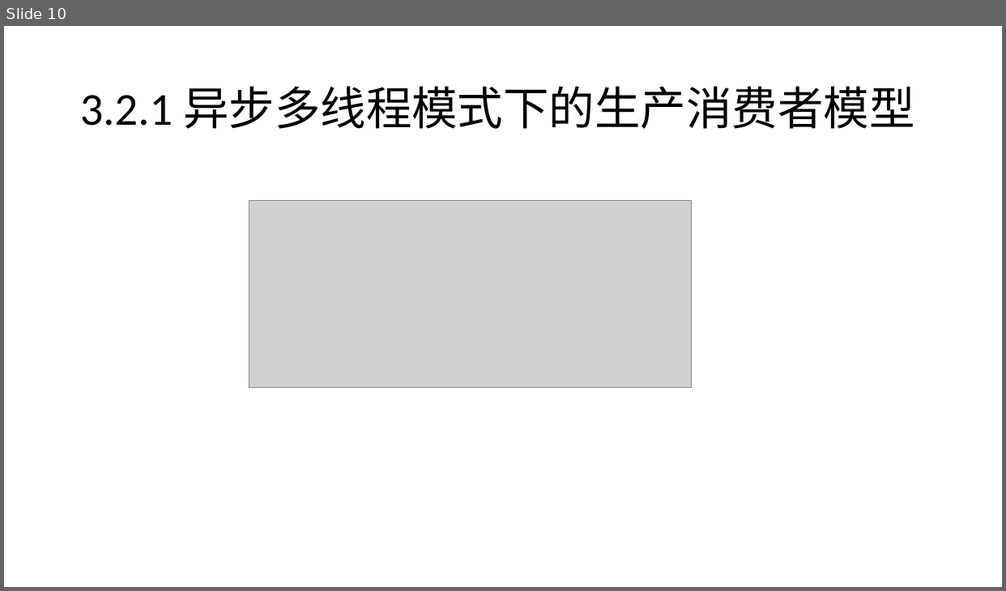
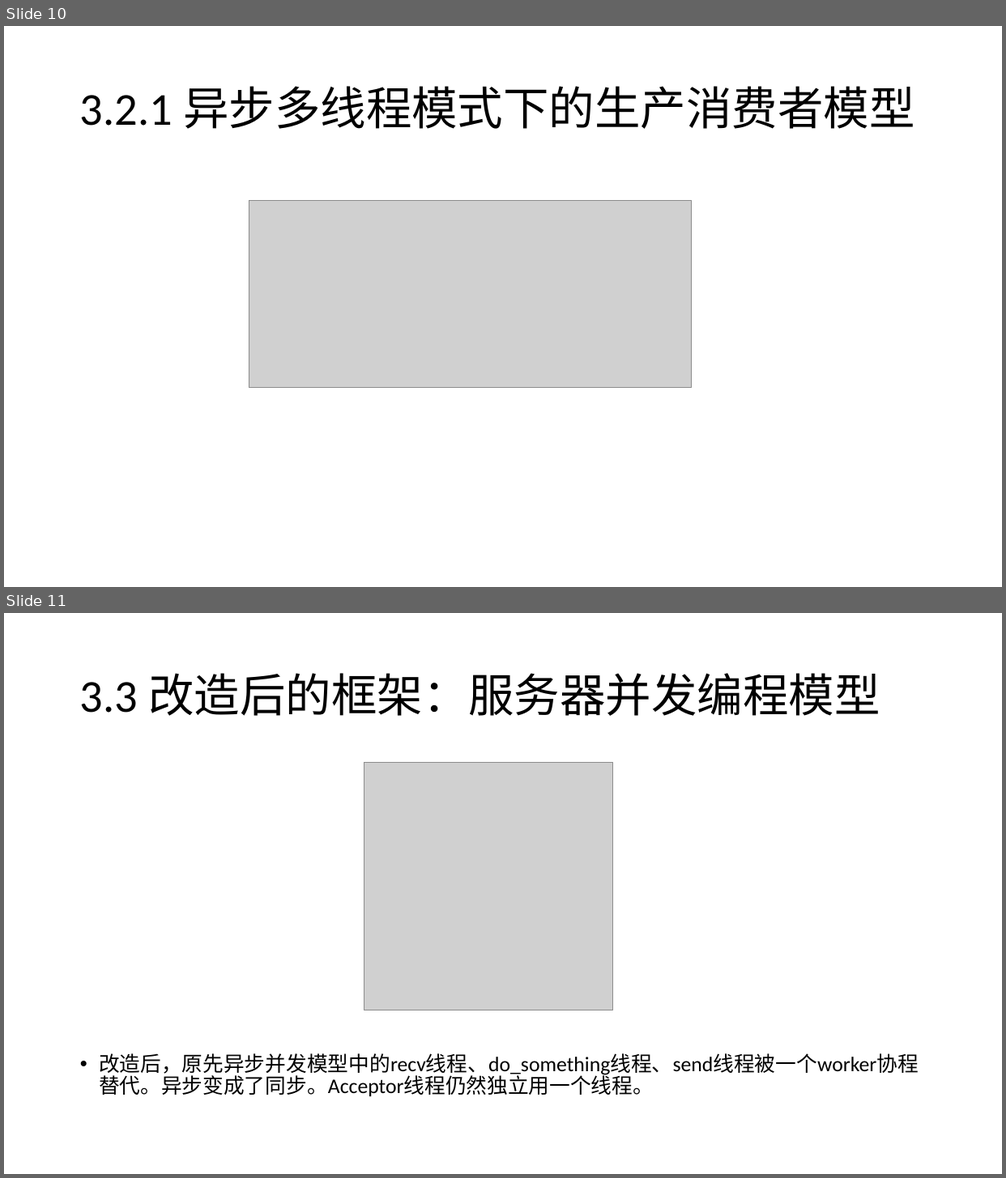
Before and after one commit to djpan0303/tech_paper, a slide deck: 协程/协程-潘东经.pptx. Shown one above the other, each under a label of ours: slide 10 before the commit, slides 10 and 11 after it. The pictures are 1006x591 and 1006x1178 pixels, drawn with LibreOffice and Linux fonts; fonts in the diff are those of the drawing; grey boxes stand for pictures. Boxes give left, top, right and bottom in pixels: in the first picture for what was removed or moved away, otherwise in the second. Text is boxed around its words. In the diff, an @@ line names an element or a change of style, - is before the commit and + after.

Commit message:
1.增加协程改造后的服务器编程模型和生产消费者模型

```diff
--- a/协程/协程-潘东经.pptx
+++ b/协程/协程-潘东经.pptx
@@ slide 11 added at box(4, 613, 1002, 1174), background #FFFFFF @@
@@ title added at box(80, 673, 880, 716), 44 pt, text #000000 @@
+3.3 改造后的框架：服务器并发编程模型
@@ picture added at box(364, 763, 613, 1011) @@
@@ text added at box(99, 1054, 918, 1097), 20 pt, text #000000 @@
+• 改造后，原先异步并发模型中的recv线程、do_something线程、send线程被一个worker协程替代。异步变成了同步。Acceptor线程仍然独立用一个线程。
```
Also in this commit, not shown: 2 slides changed.
